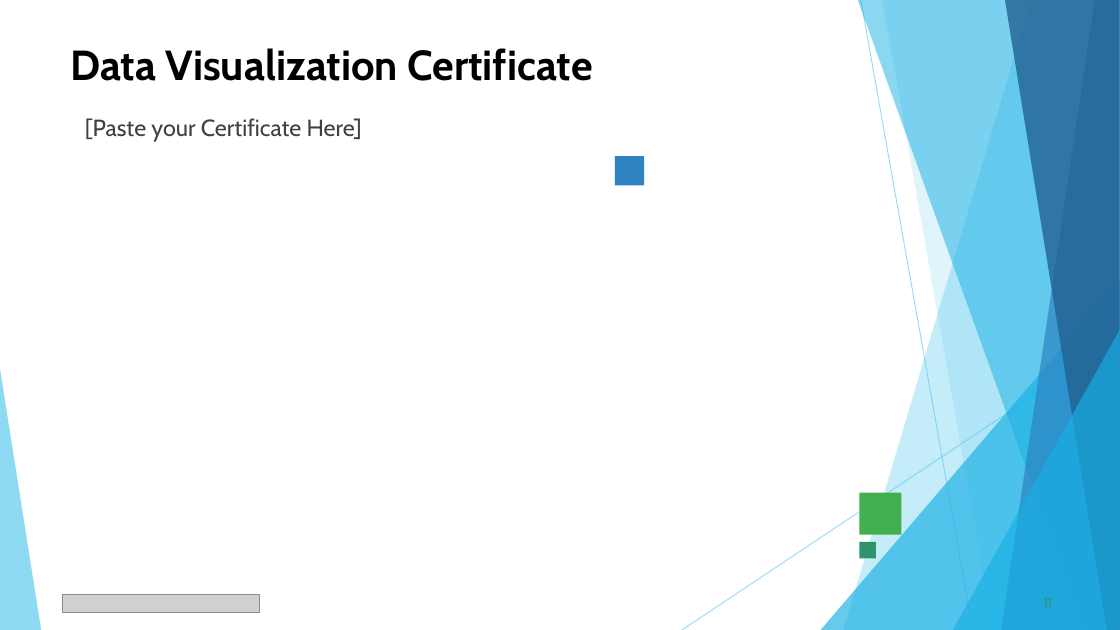
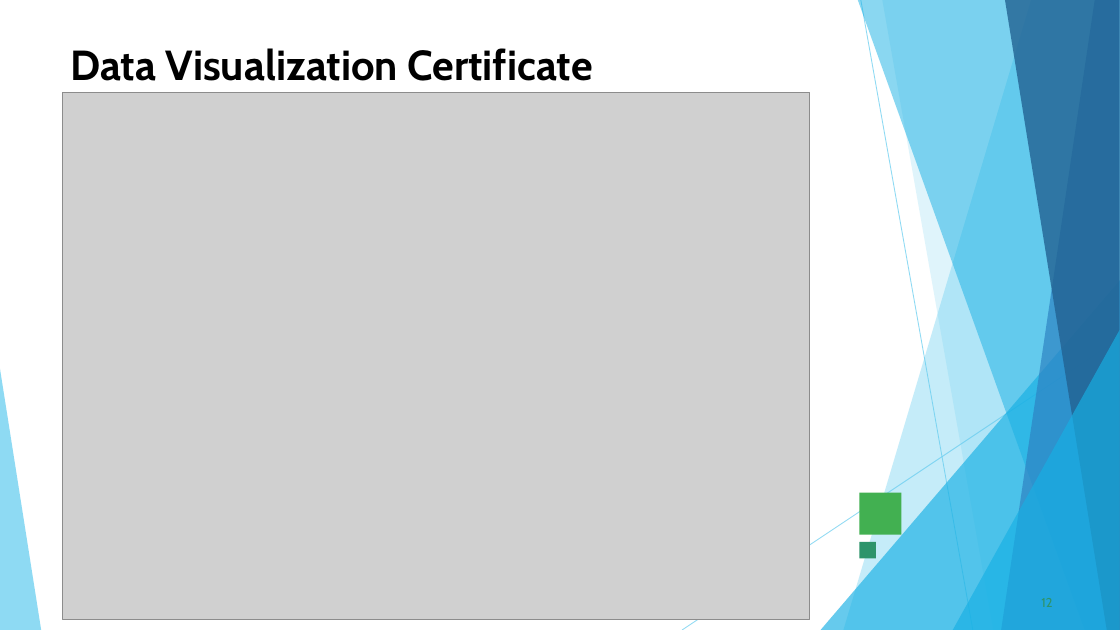
Before and after one commit to 1905Pras/VOIS_AICTE_Oct2025_MajorProject_Prasanth-M, a slide deck: slide 12 of Prasanth M_Netflix Data Analysis Project PPT.pptx (slide 11 before the commit). Drawn at 1120x630 pixels with LibreOffice and Linux fonts; fonts in the diff are those of the drawing; grey boxes stand for pictures. Boxes give left, top, right and bottom in pixels: in the first picture for what was removed or moved away, otherwise in the second. Text is boxed around its words. In the diff, an @@ line names an element or a change of style, - is before the commit and + after.

```diff
--- a/Prasanth M_Netflix Data Analysis Project PPT.pptx
+++ b/Prasanth M_Netflix Data Analysis Project PPT.pptx
@@ picture added at bbox=[62, 92, 810, 620] @@
@@ text removed at bbox=[85, 118, 362, 142] @@
-[Paste your Certificate Here]
@@ rectangle removed at bbox=[615, 156, 644, 186] @@
@@ page number at bbox=[1041, 598, 1052, 607]: text changed @@
-11
+12
```
Also in this commit, not shown: 3 other slides changed, 4 slides added, 3 slides removed.
